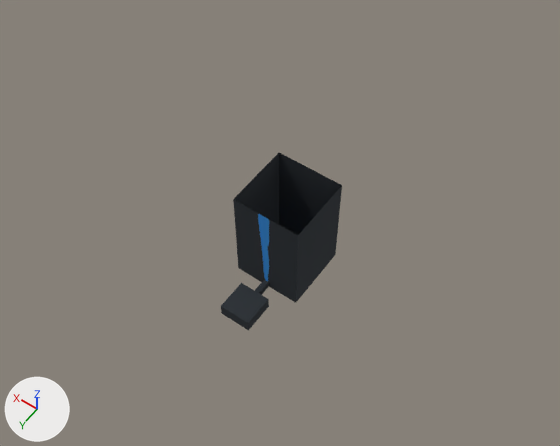
The Blender file Blender/tutorialLevel.blend, before and after one commit.
Before and after are seen from a 50 mm lens placed at (-95.2, 138.0, 237.7), pointed at (1.9, 2.0, 24.1). Every picture has the same lights, and +X, +Y and +Z are marked at lower left. The first picture is the older version.

In view in the first picture: 'undergroundBox'.
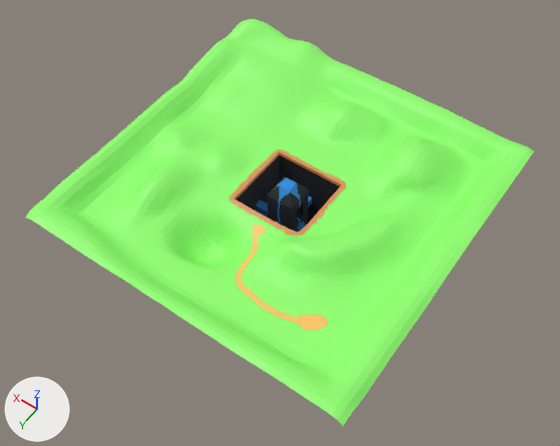
Location of each change, (x1, y1, x2, y2) in pixels of the pictures (560 x 446 px):
'Plane', added (green): after (25, 19, 535, 426)
'centralTower', shown: after (255, 176, 312, 232)

Patch to the scene script:
```diff
--- a/Blender/tutorialLevel.blend.py
+++ b/Blender/tutorialLevel.blend.py
@@ img_plane_texture @@
+img_plane_texture = load_image('Plane Texture', '_unpacked/Plane_Texture', 2048, 2048, 'sRGB')
@@ mat_plane_material @@
+mat_plane_material = principled_material('Plane Material')
+mat_plane_material.texture = img_plane_texture  # with its transparency
@@ me_plane_001 @@
+me_plane_001.from_pydata(...)  # 3720 vertices, 3572 faces; spans x -60.0..61.7, y -60.6..60.0, z -10.5..10.2
+me_plane_001.materials.append(mat_plane_material)  # picture img_plane_texture
@@ ob_centraltower @@
 ob_centraltower.location = (0.0, 0.0, 0.0)
-ob_centraltower.hide_set(True)
@@ ob_plane @@
+ob_plane = bpy.data.objects.new('Plane', me_plane_001)
+ob_plane.location = (0.0, 0.0, 40.0)
```
